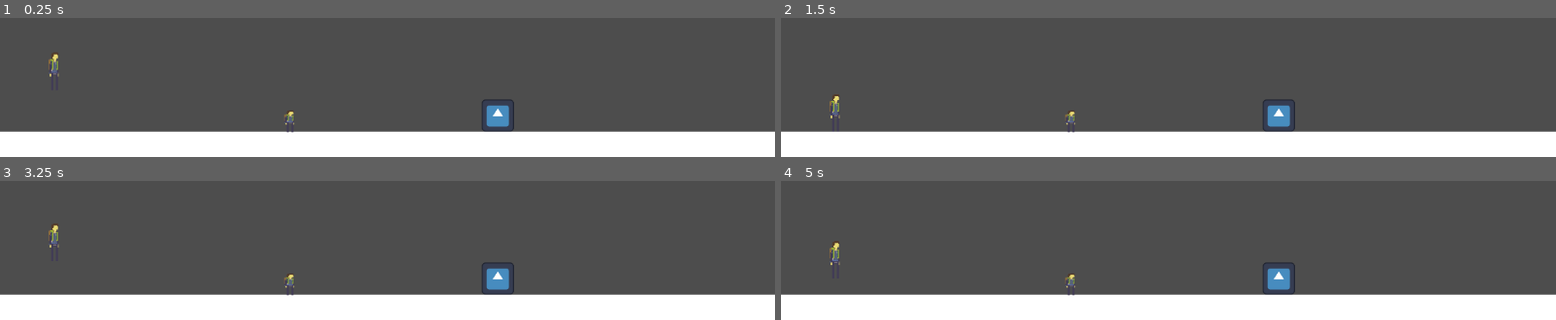
Above: before the commit, frames 1-4 (two rows, left to right).
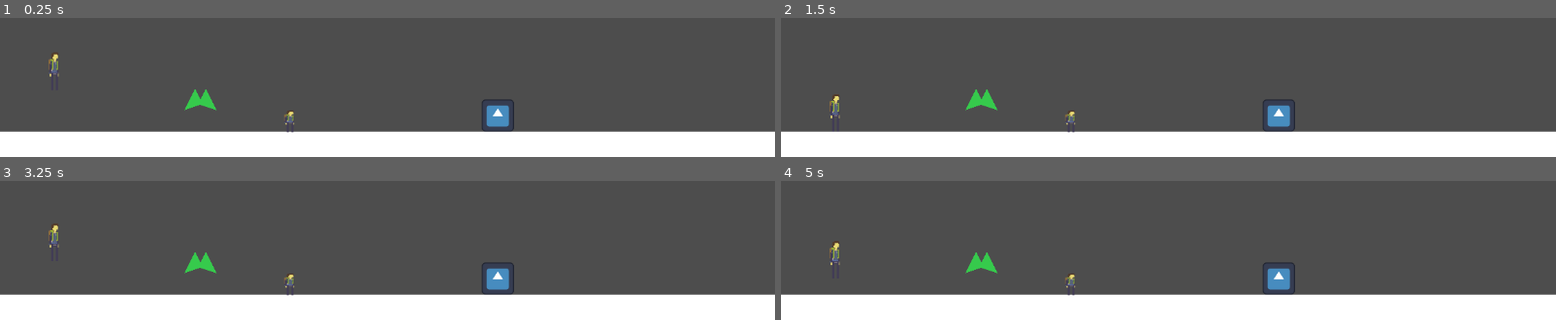
Above: after the commit, the same moments.

Repository: The-Spark-Industries/spark-energy
Game: Godot game, scene res://Master Scenes/level1.tscn
Same seed, same stepped clock (60 frames per second), same inputs: the game is played once before the commit and once after it. The engine's default icon, where the game draws it, is replaced by a stand-in: a white triangle on a blue panel in a dark square.
Inputs:
- Up to frame 1 (0.25 s): no input
- Up to frame 2 (1.5 s): hold 2 (inventoryright) from 0.53 s (still down); tap E (interact) at 0.6, 1.35 s; tap Space (jump) at 0.77 s
- Up to frame 3 (3.25 s): tap Space (jump) at 1.52, 3.02 s; release 2 (inventoryright) at 2.03 s; hold 1 (inventoryleft) 2.03-2.78 s; tap E (interact) at 2.1, 2.85 s; tap Enter at 2.75 s; hold 2 (inventoryright) from 2.78 s (still down)
- Up to frame 4 (5 s): tap E (interact) at 3.6, 4.35 s; tap Space (jump) at 3.77, 4.52 s; release 2 (inventoryright) at 4.28 s; hold 1 (inventoryleft) from 4.28 s (still down)

The runs differ from the first frame. In frame 1, 0.3% of the frame differs, in the area x 23-28%, y 51-67%; in frame 2, 0.3%; in frame 3, 0.3%; in frame 4, 0.3%.

Commit message:
Save system
Will def need to update at some point, but it's functional for now

Diff:
--- a/Master Scenes/level1.tscn
+++ b/Master Scenes/level1.tscn
@@ -280,3 +280,6 @@
 
 [node name="Map" parent="." unique_id=974593840 instance=ExtResource("11_l37wp")]
 position = Vector2(754, 1278)
+
+[node name="Checkpoint2" parent="." unique_id=256465831 instance=ExtResource("8_tiul6")]
+position = Vector2(623, 1245)
--- a/Scripts/Checkpoint.gd
+++ b/Scripts/Checkpoint.gd
@@ -8,4 +8,9 @@
 func _on_body_entered(body: Node2D) -> void:
 	if body.get_meta("tag", "") != "player":
 		return
-	Global.set_checkpoint(global_position)
+
+	var scene_path := ""
+	if get_tree().current_scene:
+		scene_path = get_tree().current_scene.scene_file_path
+
+	Global.set_checkpoint(global_position, scene_path)
--- a/Scripts/Player.gd
+++ b/Scripts/Player.gd
@@ -41,7 +41,15 @@
 func _ready() -> void:
 	set_meta("pipe_traveling", false)
 	set_meta("tag", "player")
-	Global.set_checkpoint(global_position)
+
+	var scene_path := ""
+	if get_tree().current_scene:
+		scene_path = get_tree().current_scene.scene_file_path
+
+	if Global.has_checkpoint_for_scene(scene_path):
+		global_position = Global.last_checkpoint_position
+	else:
+		Global.set_checkpoint(global_position, scene_path)
 
 	_water_death_timer = Timer.new()
 	_water_death_timer.one_shot = true
--- a/Scripts/global.gd
+++ b/Scripts/global.gd
@@ -1,15 +1,82 @@
 extends Node
 
-## Last checkpoint position the player touched. Used for respawn on death.
+const SAVE_FILE_PATH := "user://savegame.json"
+
+## Last checkpoint position the player touched.
 var last_checkpoint_position: Vector2 = Vector2.ZERO
+## Scene path where the last checkpoint was touched.
+var last_checkpoint_scene_path: String = ""
+## True when there is a checkpoint loaded or set
+var has_saved_checkpoint: bool = false
 
-func set_checkpoint(pos: Vector2) -> void:
-	last_checkpoint_position = pos
 var inventory: Array = []
 var max_inventory_size= 100
-# Called when the node enters the scene tree for the first time.
+
 func _ready() -> void:
-	pass # Replace with function body.
+	load_game()
+
+func _notification(what: int) -> void:
+	if what == NOTIFICATION_WM_CLOSE_REQUEST:
+		save_game()
+
+func set_checkpoint(pos: Vector2, scene_path: String = "") -> void:
+	last_checkpoint_position = pos
+	if scene_path != "":
+		last_checkpoint_scene_path = scene_path
+	has_saved_checkpoint = true
+	save_game()
+
+func has_checkpoint_for_scene(scene_path: String) -> bool:
+	if not has_saved_checkpoint:
+		return false
+	return last_checkpoint_scene_path == scene_path
+
+func save_game() -> void:
+	var save_data := {
+		"checkpoint": {
+			"x": last_checkpoint_position.x,
+			"y": last_checkpoint_position.y,
+			"scene_path": last_checkpoint_scene_path,
+			"has_saved_checkpoint": has_saved_checkpoint
+		},
+		"inventory": inventory
+	}
+
+	var save_file := FileAccess.open(SAVE_FILE_PATH, FileAccess.WRITE)
+	if save_file == null:
+		push_warning("Could not open save file for writing: %s" % SAVE_FILE_PATH)
+		return
+
+	save_file.store_string(JSON.stringify(save_data))
+
+func load_game() -> void:
+	if not FileAccess.file_exists(SAVE_FILE_PATH):
+		return
+
+	var save_file := FileAccess.open(SAVE_FILE_PATH, FileAccess.READ)
+	if save_file == null:
+		push_warning("Could not open save file for reading: %s" % SAVE_FILE_PATH)
+		return
+
+	var file_text := save_file.get_as_text()
+	var parsed_data: Variant = JSON.parse_string(file_text)
+	if typeof(parsed_data) != TYPE_DICTIONARY:
+		push_warning("Save file is not valid JSON dictionary.")
+		return
+
+	var save_data: Dictionary = parsed_data
+	var checkpoint_data: Dictionary = save_data.get("checkpoint", {})
+
+	if checkpoint_data.get("has_saved_checkpoint", false):
+		var x: float = float(checkpoint_data.get("x", 0.0))
+		var y: float = float(checkpoint_data.get("y", 0.0))
+		last_checkpoint_position = Vector2(x, y)
+		last_checkpoint_scene_path = String(checkpoint_data.get("scene_path", ""))
+		has_saved_checkpoint = true
+
+	var loaded_inventory: Variant = save_data.get("inventory", inventory)
+	if typeof(loaded_inventory) == TYPE_ARRAY:
+		inventory = loaded_inventory
 
 
 # Called every frame. 'delta' is the elapsed time since the previous frame.
